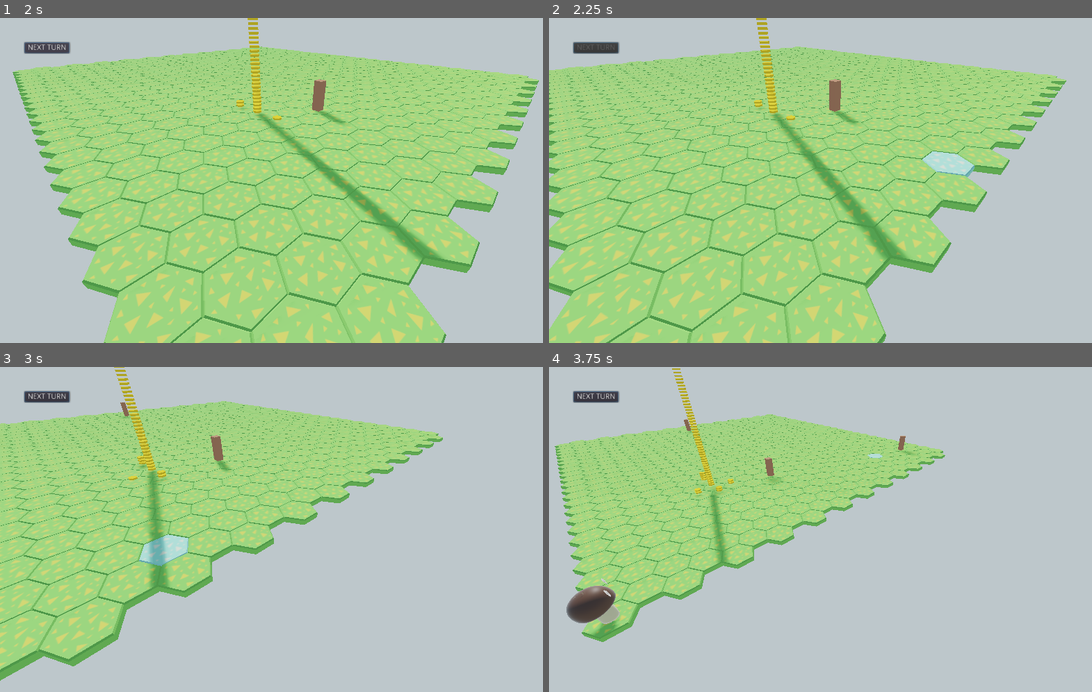
Above: before the commit, frames 1-4 (two rows, left to right).
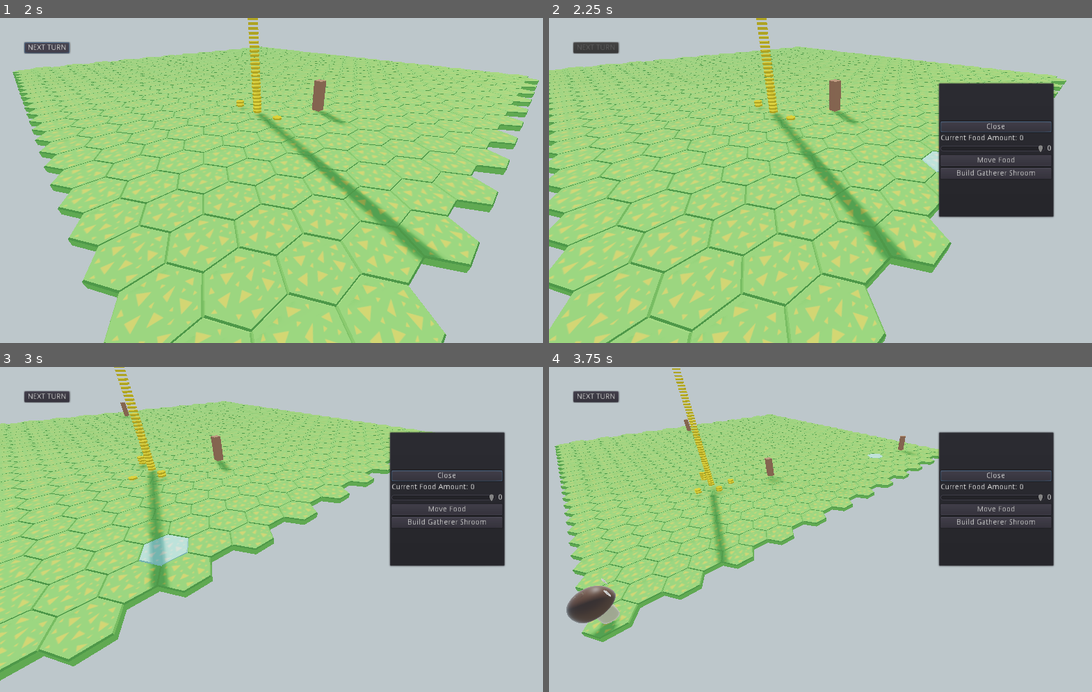
Above: after the commit, the same moments.

Repository: BVenturaDev/UMM
Game: Godot game, scene res://scenes/levels/main_level.tscn
The game is run twice, just before and just after one commit, with the same random seed, the same clock (stepped at 60 frames per second) and the same inputs.
Inputs (mouse positions are in pixels of both pictures, inside the frame that each line leads up to):
- Up to frame 1 (2 s): click "NEXT TURN" at 0.5 s; click "NEXT TURN" at 1.25 s
- Up to frame 2 (2.25 s): tap Enter (ui_accept) at 2 s; move the mouse to (950, 164) at 2.02 s; hold Right (ui_right) from 2.03 s (still down); click (950, 164) at 2.17 s
- Up to frame 3 (3 s): tap Enter (ui_accept) at 2.27 s; move the mouse to (168, 545) at 2.77 s; release Right (ui_right) at 2.78 s; hold Down (ui_down) from 2.78 s (still down); click (168, 545) at 2.92 s
- Up to frame 4 (3.75 s): tap Enter (ui_accept) at 3.02 s; move the mouse to (880, 458) at 3.52 s; release Down (ui_down) at 3.53 s; hold Right (ui_right) from 3.53 s (still down); click (880, 458) at 3.67 s

Frame 1 is identical in both runs. In frame 2, 8.9% of the frame differs, in the area x 4-94%, y 7-62%; in frame 3, 8.9%; in frame 4, 8.9%.

Commit message:
Base Build UI

Diff:
--- a/scenes/levels/main_level.tscn
+++ b/scenes/levels/main_level.tscn
@@ -11,6 +11,7 @@
 [ext_resource path="res://scenes/world_env.tres" type="Environment" id=9]
 [ext_resource path="res://src/states/state_machine.gd" type="Script" id=10]
 [ext_resource path="res://src/states/game/ai_turn.gd" type="Script" id=11]
+[ext_resource path="res://scenes/ui/ui_build.tscn" type="PackedScene" id=12]
 
 [sub_resource type="InputEventAction" id=1]
 action = "ui_accept"
@@ -89,4 +90,6 @@
 light_energy = 2.0
 shadow_enabled = true
 
+[node name="ui_build" parent="." instance=ExtResource( 12 )]
+
 [connection signal="button_up" from="CanvasLayer/next_turn_buttom" to="CanvasLayer/next_turn_buttom" method="_on_pressed"]
--- a/scenes/props/hex_tile.tscn
+++ b/scenes/props/hex_tile.tscn
@@ -18,7 +18,7 @@
 "vertex_count": 80
 }
 
-[sub_resource type="ShaderMaterial" id=5]
+[sub_resource type="ShaderMaterial" id=3]
 resource_local_to_scene = true
 shader = ExtResource( 3 )
 shader_param/albedo = Color( 1, 1, 1, 1 )
@@ -30,12 +30,12 @@
 shader_param/uv1_offset = Vector3( 0, 0, 0 )
 shader_param/uv2_scale = Vector3( 1, 1, 1 )
 shader_param/uv2_offset = Vector3( 0, 0, 0 )
-shader_param/highlight_color = Color( 0.427451, 0.560784, 0.913725, 1 )
+shader_param/highlight_color = Color( 0.568627, 0.721569, 0.933333, 1 )
 shader_param/mix_amount = 0.75
 shader_param/is_highlighted = false
 shader_param/texture_albedo = ExtResource( 1 )
 
-[sub_resource type="ConcavePolygonShape" id=4]
+[sub_resource type="ConcavePolygonShape" id=2]
 data = PoolVector3Array( 0.866, 0, -0.5, 0.866, 0, 0.5, 0.866, 0.2333, 0.5, 0, 0, 1, -0.866, 0, 0.5, -0.866, 0.2333, 0. …(1610 unchanged characters)…
 
 [node name="hex_tile" type="Spatial"]
@@ -43,13 +43,13 @@
 
 [node name="tile" type="MeshInstance" parent="."]
 mesh = SubResource( 1 )
-material/0 = SubResource( 5 )
+material/0 = SubResource( 3 )
 
 [node name="Area" type="Area" parent="."]
 collision_layer = 2
 
 [node name="shape0" type="CollisionShape" parent="Area"]
-shape = SubResource( 4 )
+shape = SubResource( 2 )
 
 [connection signal="input_event" from="Area" to="." method="_on_Area_input_event"]
 [connection signal="mouse_entered" from="Area" to="." method="_on_Area_mouse_entered"]
--- a/scenes/shaders/hex_tile.tres
+++ b/scenes/shaders/hex_tile.tres
@@ -15,7 +15,7 @@
 shader_param/uv1_offset = Vector3( 0, 0, 0 )
 shader_param/uv2_scale = Vector3( 1, 1, 1 )
 shader_param/uv2_offset = Vector3( 0, 0, 0 )
-shader_param/highlight_color = null
-shader_param/mix_amount = 0.5
+shader_param/highlight_color = Color( 0.568627, 0.721569, 0.933333, 1 )
+shader_param/mix_amount = 0.75
 shader_param/is_highlighted = false
 shader_param/texture_albedo = ExtResource( 1 )
--- /dev/null
+++ b/scenes/ui/ui_build.tscn
@@ -0,0 +1,111 @@
+[gd_scene load_steps=2 format=2]
+
+[ext_resource path="res://src/ui/ui_build.gd" type="Script" id=1]
+
+[node name="ui_build" type="Control"]
+anchor_right = 1.0
+anchor_bottom = 1.0
+mouse_filter = 2
+script = ExtResource( 1 )
+__meta__ = {
+"_edit_use_anchors_": false
+}
+
+[node name="build_popup" type="PopupPanel" parent="."]
+visible = true
+anchor_left = 0.7
+anchor_top = 0.2
+anchor_right = 0.9
+anchor_bottom = 0.6
+margin_right = 8.0
+margin_bottom = 8.0
+grow_horizontal = 2
+grow_vertical = 2
+__meta__ = {
+"_edit_use_anchors_": false
+}
+
+[node name="VBoxContainer" type="VBoxContainer" parent="build_popup"]
+anchor_left = 0.1
+anchor_top = 0.1
+anchor_right = 0.7
+anchor_bottom = 0.7
+margin_left = -17.28
+margin_top = -20.8
+margin_right = 59.84
+margin_bottom = 70.4
+grow_horizontal = 2
+grow_vertical = 2
+alignment = 1
+__meta__ = {
+"_edit_use_anchors_": false
+}
+
+[node name="close_button" type="Button" parent="build_popup/VBoxContainer"]
+margin_top = 67.0
+margin_right = 204.0
+margin_bottom = 87.0
+text = "Close"
+
+[node name="HBoxContainer" type="HBoxContainer" parent="build_popup/VBoxContainer"]
+margin_top = 91.0
+margin_right = 204.0
+margin_bottom = 105.0
+
+[node name="Label" type="Label" parent="build_popup/VBoxContainer/HBoxContainer"]
+margin_right = 141.0
+margin_bottom = 14.0
+text = "Current Food Amount:"
+align = 1
+valign = 1
+
+[node name="cur_food_label" type="Label" parent="build_popup/VBoxContainer/HBoxContainer"]
+margin_left = 145.0
+margin_right = 153.0
+margin_bottom = 14.0
+text = "0"
+
+[node name="HBoxContainer2" type="HBoxContainer" parent="build_popup/VBoxContainer"]
+margin_top = 109.0
+margin_right = 204.0
+margin_bottom = 125.0
+grow_horizontal = 2
+grow_vertical = 2
+size_flags_horizontal = 3
+alignment = 1
+
+[node name="HSlider" type="HSlider" parent="build_popup/VBoxContainer/HBoxContainer2"]
+margin_right = 192.0
+margin_bottom = 16.0
+size_flags_horizontal = 3
+size_flags_vertical = 3
+max_value = 10.0
+
+[node name="food_amount" type="Label" parent="build_popup/VBoxContainer/HBoxContainer2"]
+margin_left = 196.0
+margin_top = 1.0
+margin_right = 204.0
+margin_bottom = 15.0
+grow_horizontal = 2
+grow_vertical = 2
+text = "0"
+align = 1
+valign = 1
+
+[node name="Button" type="Button" parent="build_popup/VBoxContainer"]
+margin_top = 129.0
+margin_right = 204.0
+margin_bottom = 149.0
+text = "Move Food"
+
+[node name="gather_shroom_button" type="Button" parent="build_popup/VBoxContainer"]
+margin_top = 153.0
+margin_right = 204.0
+margin_bottom = 173.0
+text = "Build Gatherer Shroom"
+__meta__ = {
+"_edit_use_anchors_": false
+}
+
+[connection signal="pressed" from="build_popup/VBoxContainer/close_button" to="." method="_on_close_button_pressed"]
+[connection signal="value_changed" from="build_popup/VBoxContainer/HBoxContainer2/HSlider" to="." method="_on_HSlider_value_changed"]
--- a/src/props/tile.gd
+++ b/src/props/tile.gd
@@ -64,10 +64,9 @@
 
 # Called when the tile was clicked
 func clicked() -> void:
-	# Debug to test find_neighbors(x, y) Disabled for now
-	if false:
-		print("Tile: (" + str(x) + ", " + str(y) + ") was clicked.")
-		_lift_neighbors()
+	print("Tile: (" + str(x) + ", " + str(y) + ") was clicked.")
+	if Globals.build_ui:
+		Globals.build_ui.make_build_menu(tile_food.size(), self)
 
 # Debug function lift neighbors raise neighbors y axis
 func _lift_neighbors() -> void:
--- a/src/singletons/globals.gd
+++ b/src/singletons/globals.gd
@@ -7,6 +7,7 @@
 const MAP_SIZE: int = 24
 
 var grid: Object
+var build_ui: Object
 var rng = RandomNumberGenerator.new()
 
 func _ready() -> void:
--- /dev/null
+++ b/src/ui/ui_build.gd
@@ -0,0 +1,35 @@
+extends Control
+
+const MAX_FOOD_MOVE: int = 10
+
+onready var window = $build_popup
+onready var food_amount_text = $build_popup/VBoxContainer/HBoxContainer2/food_amount
+onready var cur_food_text = $build_popup/VBoxContainer/HBoxContainer/cur_food_label
+onready var food_slider = $build_popup/VBoxContainer/HBoxContainer2/HSlider
+
+var food_move_amount: int = 0
+var tile_food: int = 0
+var selected_tile: Object = null
+
+func _ready() -> void:
+	Globals.build_ui = self
+
+func make_build_menu(var cur_food: int, var tile: Object) -> void:
+	tile_food = cur_food
+	cur_food_text.text = str(cur_food)
+	if cur_food < MAX_FOOD_MOVE:
+		food_slider.max_value = cur_food
+	else:
+		food_slider.max_value = MAX_FOOD_MOVE
+	selected_tile = tile
+	window.popup()
+
+func _on_HSlider_value_changed(value):
+	food_move_amount = int(value)
+	food_amount_text.text = str(food_move_amount)
+
+func _on_close_button_pressed():
+	window.visible = false
+	selected_tile = null
+	food_move_amount = 0
+	tile_food = 0
Not shown: 1 places in scenes/levels/main_level.tscn that only renumber resources
